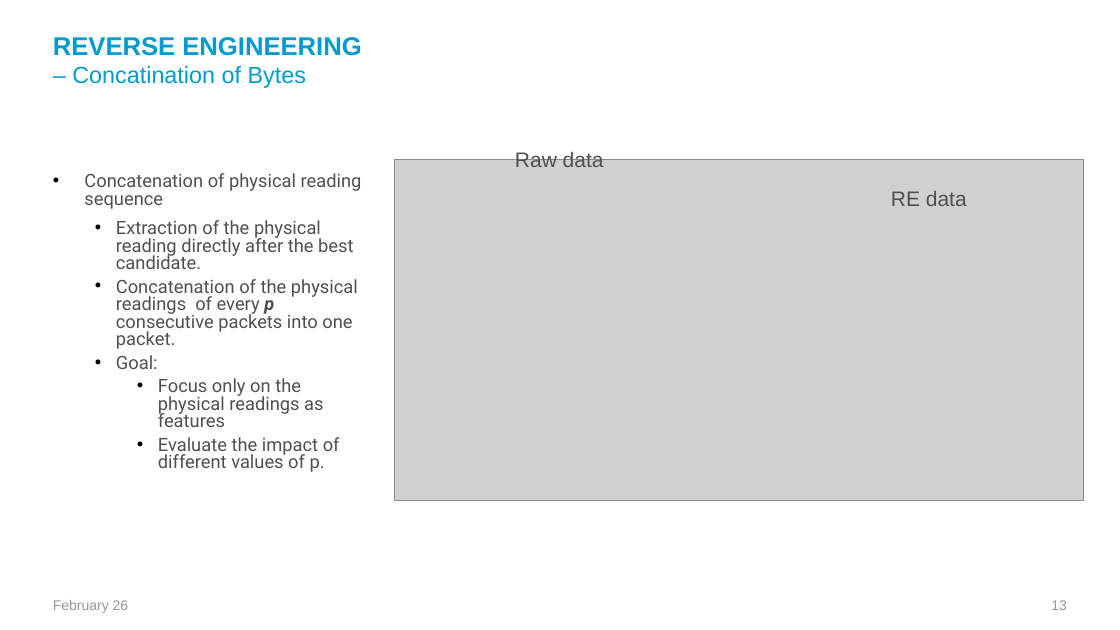
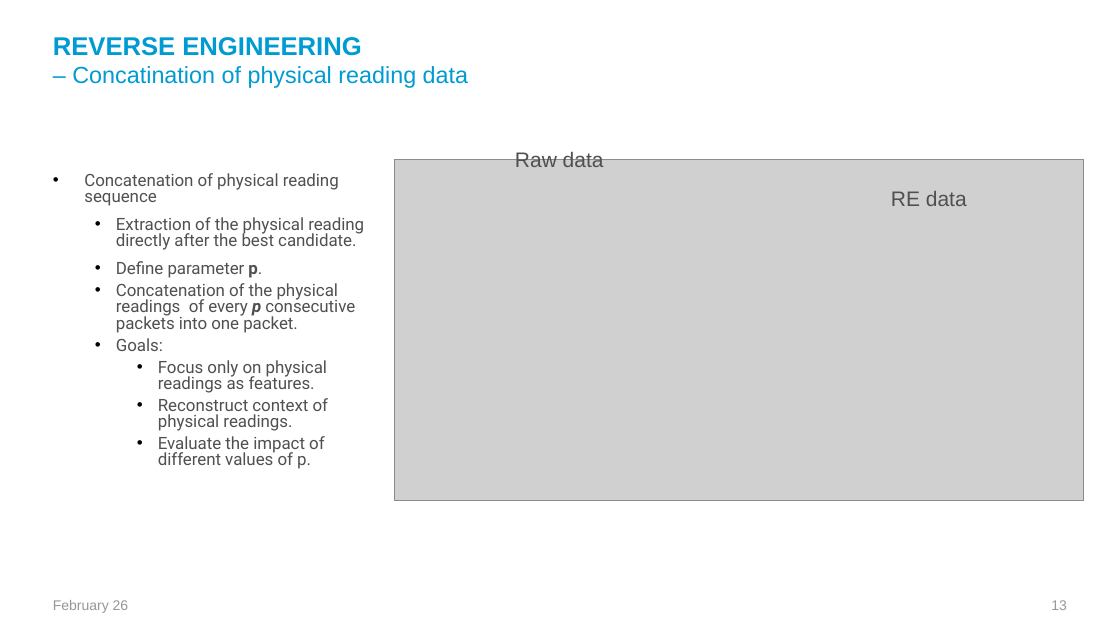
Before and after one commit to abdelazizSalah/Study_Project, a slide deck: slide 13 of Assignment6/final_presentation.pptx. Drawn at 1120x630 pixels with LibreOffice and Linux fonts; fonts in the diff are those of the drawing; grey boxes stand for pictures; background and template pictures are left out. Boxes give left, top, right and bottom in pixels: in the first picture for what was removed or moved away, otherwise in the second. Text is boxed around its words. In the diff, an @@ line names an element or a change of style, - is before the commit and + after.

```diff
--- a/Assignment6/final_presentation.pptx
+++ b/Assignment6/final_presentation.pptx
@@ text at box(72, 66, 468, 88): text changed @@
-– Concatination of Bytes
+– Concatination of physical reading data
@@ text at box(84, 173, 364, 469): size 15.7 to 14.4 pt in "Concatenation of physical reading sequence", "Extraction of the physical reading directly after ...", "Concatenation of the physical readings of every ...", "Evaluate the impact of different values of ..." @@
@@ text at box(116, 261, 262, 278): paragraph added @@
+  • Define parameter p.
@@ text at box(116, 338, 328, 431): text changed; size 15.7 to 14.4 pt @@
-  • Goal:
-    • Focus only on the physical readings as features
+  • Goals:
+    • Focus only on physical readings as features.
+    • Reconstruct context of physical readings.
```
Also in this commit, not shown: 6 other slides changed, 6 slides added, 49 other files.
